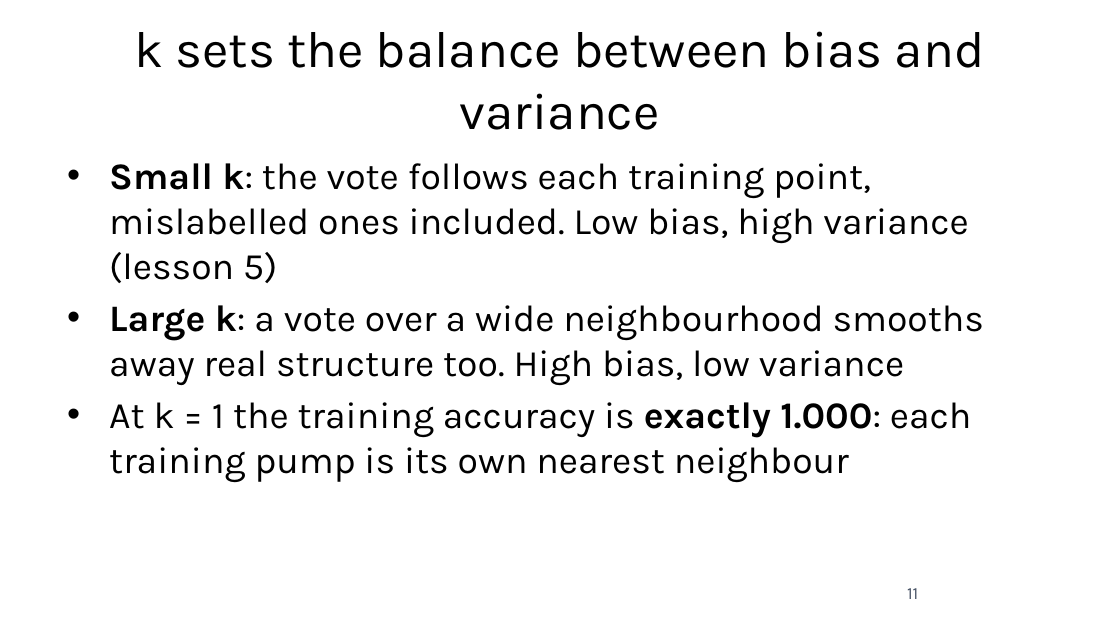
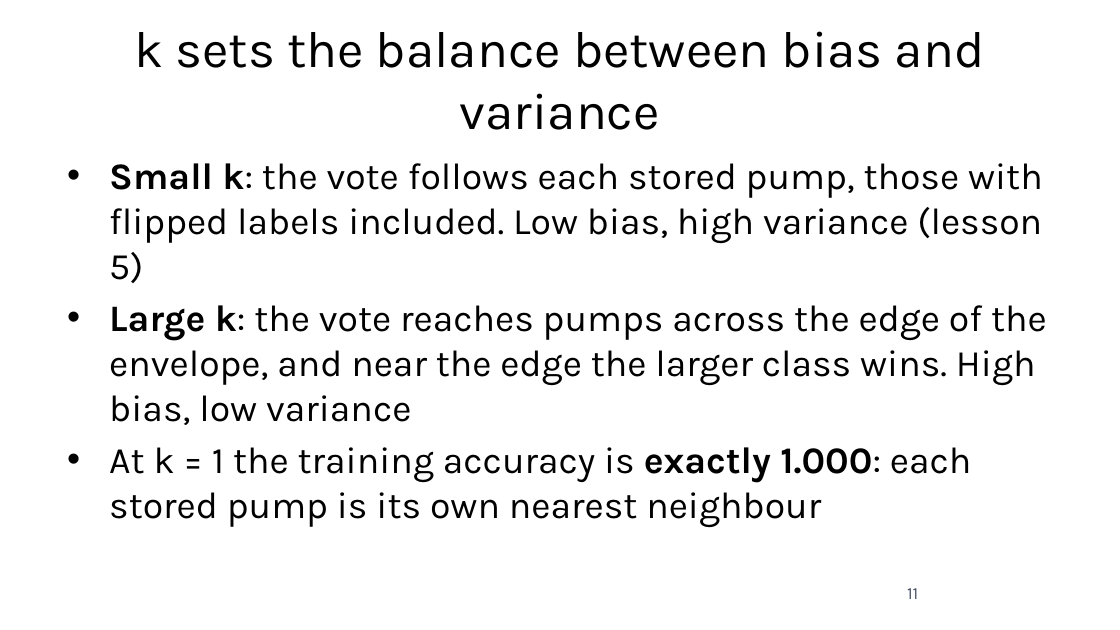
Before and after one commit to fabioantonini/technologies-for-artificial-intelligence, a slide deck: slide 11 of Lessons/06_knn_naive_bayes_svm/Slides/knn_naive_bayes_svm_slides.pptx. Drawn at 1120x630 pixels with LibreOffice and Linux fonts; fonts in the diff are those of the drawing; background and template pictures are left out. Boxes give left, top, right and bottom in pixels: in the first picture for what was removed or moved away, otherwise in the second. Text is boxed around its words. In the diff, an @@ line names an element or a change of style, - is before the commit and + after.

```diff
--- a/Lessons/06_knn_naive_bayes_svm/Slides/knn_naive_bayes_svm_slides.pptx
+++ b/Lessons/06_knn_naive_bayes_svm/Slides/knn_naive_bayes_svm_slides.pptx
@@ text at <box>109,163,1047,528</box>: text changed @@
-• Small k: the vote follows each training point, mislabelled ones included. Low bias, high variance (lesson 5)
-• Large k: a vote over a wide neighbourhood smooths away real structure too. High bias, low variance
-• At k = 1 the training accuracy is exactly 1.000: each training pump is its own nearest neighbour
+• Small k: the vote follows each stored pump, those with flipped labels included. Low bias, high variance (lesson 5)
+• Large k: the vote reaches pumps across the edge of the envelope, and near the edge the larger class wins. High bias, low variance
+• At k = 1 the training accuracy is exactly 1.000: each stored pump is its own nearest neighbour
```
Also in this commit, not shown: 14 other slides changed, 17 other files.
